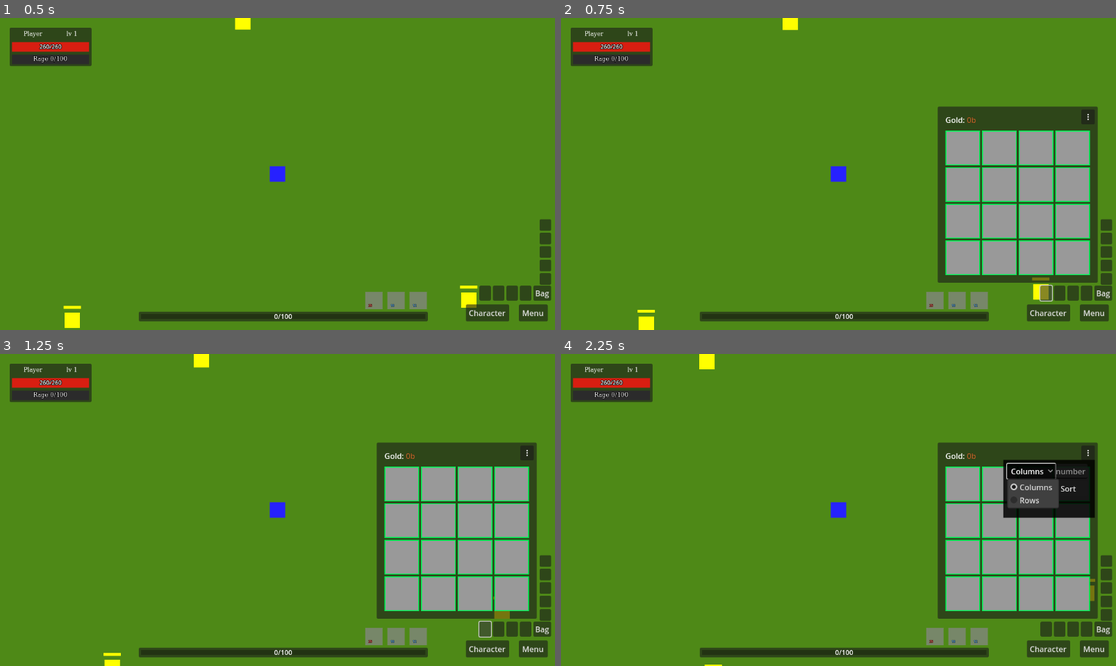
Above: before the commit, frames 1-4 (two rows, left to right).
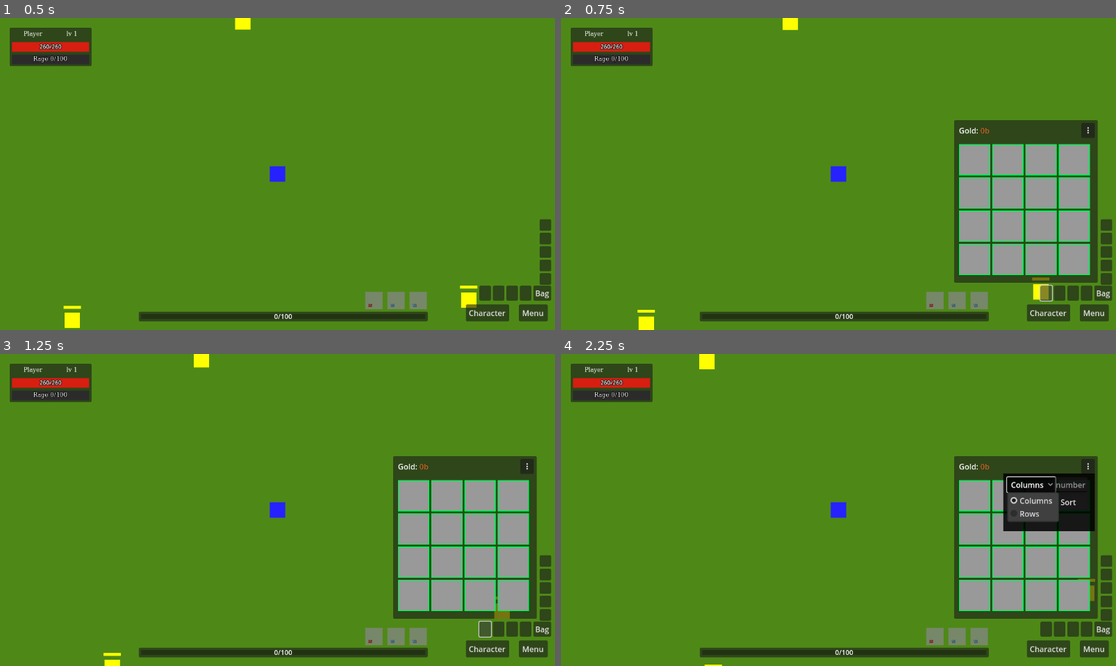
Above: after the commit, the same moments.

Repository: denisshkytko/mmo-mvp-godot
Game: Godot game, scene res://game/scenes/Main.tscn
Two runs of this game, one before a commit and one after it. Both use one fixed random seed, a clock stepped at 60 frames per second and the inputs below. This scene is started directly instead of the project's main scene. The engine's default icon, where the game draws it, is replaced by a stand-in: a white triangle on a blue panel in a dark square.
Inputs (mouse positions are in pixels of both pictures, inside the frame that each line leads up to):
- Up to frame 1 (0.5 s): no input
- Up to frame 2 (0.75 s): click (1043, 292) at 0.5 s
- Up to frame 3 (1.25 s): no input
- Up to frame 4 (2.25 s): click "⋮" at 1.25 s; click "Columns" at 2 s

Frame 1 is identical in both runs. In frame 2, 7.8% of the frame differs, in the area x 67-97%, y 28-85%; in frame 3, 7.8%; in frame 4, 8.6%.

Commit message:
Manual editing of HUDs

Diff:
--- a/core/trade/presets/merchant_preset_level_1.tres
+++ b/core/trade/presets/merchant_preset_level_1.tres
@@ -1,12 +1,11 @@
-[gd_resource type="Resource" load_steps=7 format=3]
+[gd_resource type="Resource" script_class="MerchantPreset" load_steps=8 format=3 uid="uid://bx11abdolvd2l"]
 
 [ext_resource type="Script" uid="uid://ccdasue20q2e" path="res://core/trade/merchant_preset.gd" id="1_qog5x"]
-[ext_resource type="Script" uid="uid://renf9c2znnf4" path="res://core/trade/merchant_item_entry.gd" id="2_lxm4a"]
+[ext_resource type="Script" uid="uid://rengac20nnf4" path="res://core/trade/merchant_item_entry.gd" id="2_lxm4a"]
 
 [sub_resource type="Resource" id="Resource_1h1d0"]
 script = ExtResource("2_lxm4a")
 item_id = "bag_6s_rl01"
-count = 1
 
 [sub_resource type="Resource" id="Resource_b4j1g"]
 script = ExtResource("2_lxm4a")
@@ -30,6 +29,5 @@
 
 [resource]
 script = ExtResource("1_qog5x")
-preset_id = 0
 title = "Товары для 1 уровня"
-items = [SubResource("Resource_1h1d0"), SubResource("Resource_b4j1g"), SubResource("Resource_e5vgm"), SubResource("Resource_3m6r1"), SubResource("Resource_v7h8o")]
+items = Array[ExtResource("2_lxm4a")]([SubResource("Resource_1h1d0"), SubResource("Resource_b4j1g"), SubResource("Resource_e5vgm"), SubResource("Resource_3m6r1"), SubResource("Resource_v7h8o")])
--- a/game/world/zones/Zone_01.tscn
+++ b/game/world/zones/Zone_01.tscn
@@ -109,7 +109,6 @@
 script = ExtResource("3_rjbcs")
 loot_profile = SubResource("Resource_nldw7")
 level_max = 2
-attack_mode = 1
 behavior = 1
 patrol_radius = 350.0
 patrol_pause_seconds = 3.0
@@ -152,9 +151,12 @@
 
 [node name="FNPCSpawnersGroup" type="Node2D" parent="."]
 script = ExtResource("7_nldw7")
+fighter_type = 1
+interaction_type = 1
 loot_profile = SubResource("Resource_b1gjl")
 level_min = 5
 level_max = 5
+class_choice = 2
 
 [node name="FNPCSpawner" parent="FNPCSpawnersGroup" instance=ExtResource("7_82kis")]
 position = Vector2(-1659, -163)
@@ -165,6 +167,7 @@
 loot_profile = SubResource("Resource_ecawj")
 level_min = 5
 level_max = 5
+class_choice = 2
 
 [node name="FNPCSpawner" parent="FNPCSpawnersGroup2" instance=ExtResource("7_82kis")]
 position = Vector2(-1275, -159)
@@ -175,6 +178,7 @@
 loot_profile = SubResource("Resource_g6f5m")
 level_min = 5
 level_max = 5
+class_choice = 2
 
 [node name="FNPCSpawner" parent="FNPCSpawnersGroup3" instance=ExtResource("7_82kis")]
 position = Vector2(-1663, 213)
@@ -185,6 +189,7 @@
 loot_profile = SubResource("Resource_1orgs")
 level_min = 5
 level_max = 5
+class_choice = 2
 
 [node name="FNPCSpawner" parent="FNPCSpawnersGroup4" instance=ExtResource("7_82kis")]
 position = Vector2(-1575, 192)
--- a/ui/game/hud/InventoryHUD.tscn
+++ b/ui/game/hud/InventoryHUD.tscn
@@ -44,26 +44,27 @@
 
 [node name="GoldLabel" type="RichTextLabel" parent="Panel"]
 layout_mode = 0
-offset_left = 16.0
-offset_top = 16.0
-offset_right = 67.0
-offset_bottom = 39.0
+offset_left = 10.0
+offset_top = 10.0
+offset_right = 61.0
+offset_bottom = 33.0
 bbcode_enabled = true
+text = "gold: 0"
 fit_content = true
 scroll_active = false
 autowrap_mode = 0
-text = "gold: 0"
 
 [node name="Grid" type="GridContainer" parent="Panel"]
+custom_minimum_size = Vector2(65, 65)
 layout_mode = 0
-offset_left = 16.0
+offset_left = 10.0
 offset_top = 50.0
-offset_right = 56.0
-offset_bottom = 90.0
+offset_right = 75.0
+offset_bottom = 115.0
 columns = 4
 
 [node name="Slot0" type="Panel" parent="Panel/Grid"]
-custom_minimum_size = Vector2(72, 72)
+custom_minimum_size = Vector2(65, 65)
 layout_mode = 2
 theme_override_styles/panel = SubResource("StyleBoxFlat_wqexf")
 
@@ -156,7 +157,6 @@
 offset_right = 360.0
 offset_bottom = 10.0
 
-
 [node name="BagFullDialog" type="AcceptDialog" parent="."]
 title = "Inventory"
 dialog_text = "Bag is full."
--- a/ui/game/hud/MerchantHUD.tscn
+++ b/ui/game/hud/MerchantHUD.tscn
@@ -11,12 +11,11 @@
 
 [node name="Panel" type="Panel" parent="."]
 visible = false
-custom_minimum_size = Vector2(540, 420)
-anchors_preset = 0
+custom_minimum_size = Vector2(385, 585)
 offset_left = 24.0
 offset_top = 24.0
-offset_right = 564.0
-offset_bottom = 444.0
+offset_right = 404.0
+offset_bottom = 609.0
 
 [node name="Title" type="Label" parent="Panel"]
 layout_mode = 0
@@ -27,16 +26,17 @@
 text = "Торговля"
 
 [node name="CloseButton" type="Button" parent="Panel"]
+custom_minimum_size = Vector2(30, 30)
 layout_mode = 0
-offset_left = 508.0
-offset_top = 6.0
-offset_right = 528.0
-offset_bottom = 26.0
+offset_left = 350.0
+offset_top = 5.0
+offset_right = 380.0
+offset_bottom = 36.0
 text = "×"
 
 [node name="ItemCellTemplate" type="Panel" parent="Panel"]
 visible = false
-custom_minimum_size = Vector2(240, 52)
+custom_minimum_size = Vector2(350, 75)
 layout_mode = 0
 offset_left = 12.0
 offset_top = 80.0
@@ -44,147 +44,118 @@
 offset_bottom = 132.0
 
 [node name="Padding" type="MarginContainer" parent="Panel/ItemCellTemplate"]
-anchors_preset = 15
+layout_mode = 0
 anchor_right = 1.0
 anchor_bottom = 1.0
-offset_left = 0.0
-offset_top = 0.0
-offset_right = 0.0
-offset_bottom = 0.0
 theme_override_constants/margin_left = 5
 theme_override_constants/margin_top = 5
 theme_override_constants/margin_right = 5
 theme_override_constants/margin_bottom = 5
 
 [node name="Content" type="HBoxContainer" parent="Panel/ItemCellTemplate/Padding"]
+custom_minimum_size = Vector2(340, 65)
 layout_mode = 2
 size_flags_horizontal = 3
 size_flags_vertical = 3
+theme_override_constants/separation = 5
 
 [node name="IconPanel" type="Panel" parent="Panel/ItemCellTemplate/Padding/Content"]
-custom_minimum_size = Vector2(36, 36)
+custom_minimum_size = Vector2(65, 65)
+layout_mode = 2
 size_flags_vertical = 4
 
 [node name="Icon" type="TextureRect" parent="Panel/ItemCellTemplate/Padding/Content/IconPanel"]
-anchors_preset = 15
+layout_mode = 0
 anchor_right = 1.0
 anchor_bottom = 1.0
-offset_left = 0.0
-offset_top = 0.0
-offset_right = 0.0
-offset_bottom = 0.0
+expand_mode = 2
 stretch_mode = 5
-expand_mode = 2
 
 [node name="Name" type="Label" parent="Panel/ItemCellTemplate/Padding/Content"]
-custom_minimum_size = Vector2(140, 0)
+custom_minimum_size = Vector2(170, 65)
+layout_mode = 2
 size_flags_horizontal = 3
-size_flags_vertical = 4
 autowrap_mode = 2
 clip_text = true
 
 [node name="ActionButton" type="Button" parent="Panel/ItemCellTemplate/Padding/Content"]
+custom_minimum_size = Vector2(95, 65)
+layout_mode = 2
 size_flags_horizontal = 3
 size_flags_vertical = 4
-text = ""
 
 [node name="ActionText" type="RichTextLabel" parent="Panel/ItemCellTemplate/Padding/Content/ActionButton"]
 layout_mode = 1
 anchors_preset = 15
 anchor_right = 1.0
 anchor_bottom = 1.0
-offset_left = 0.0
-offset_top = 0.0
-offset_right = 0.0
-offset_bottom = 0.0
+grow_horizontal = 2
+grow_vertical = 2
+mouse_filter = 2
 bbcode_enabled = true
-fit_content = false
+text = "Купить"
 scroll_active = false
 autowrap_mode = 0
 horizontal_alignment = 1
-mouse_filter = 2
-text = "Купить"
 
 [node name="Tabs" type="TabContainer" parent="Panel"]
+custom_minimum_size = Vector2(360, 535)
 layout_mode = 0
 offset_left = 12.0
 offset_top = 38.0
-offset_right = 528.0
-offset_bottom = 392.0
+offset_right = 372.0
+offset_bottom = 569.0
+current_tab = 0
 
 [node name="Покупка" type="Control" parent="Panel/Tabs"]
-layout_mode = 3
-anchors_preset = 15
-anchor_right = 1.0
-anchor_bottom = 1.0
-offset_left = 0.0
-offset_top = 0.0
-offset_right = 0.0
-offset_bottom = 0.0
+custom_minimum_size = Vector2(360, 500)
+layout_mode = 2
+metadata/_tab_index = 0
 
 [node name="Scroll" type="ScrollContainer" parent="Panel/Tabs/Покупка"]
+custom_minimum_size = Vector2(360, 500)
 layout_mode = 1
 anchors_preset = 15
 anchor_right = 1.0
 anchor_bottom = 1.0
-offset_left = 0.0
-offset_top = 0.0
-offset_right = 0.0
-offset_bottom = 0.0
+grow_horizontal = 2
+grow_vertical = 2
 
 [node name="Margin" type="MarginContainer" parent="Panel/Tabs/Покупка/Scroll"]
-layout_mode = 1
-anchors_preset = 15
-anchor_right = 1.0
-anchor_bottom = 1.0
-offset_left = 0.0
-offset_top = 0.0
-offset_right = 0.0
-offset_bottom = 0.0
+layout_mode = 2
 theme_override_constants/margin_left = 5
 theme_override_constants/margin_top = 5
 
 [node name="Grid" type="GridContainer" parent="Panel/Tabs/Покупка/Scroll/Margin"]
-columns = 1
+layout_mode = 2
 size_flags_horizontal = 3
 size_flags_vertical = 3
 theme_override_constants/h_separation = 5
 theme_override_constants/v_separation = 5
 
 [node name="Продажа" type="Control" parent="Panel/Tabs"]
-layout_mode = 3
-anchors_preset = 15
-anchor_right = 1.0
-anchor_bottom = 1.0
-offset_left = 0.0
-offset_top = 0.0
-offset_right = 0.0
-offset_bottom = 0.0
+visible = false
+custom_minimum_size = Vector2(360, 500)
+layout_mode = 2
+metadata/_tab_index = 1
 
 [node name="Scroll" type="ScrollContainer" parent="Panel/Tabs/Продажа"]
+custom_minimum_size = Vector2(360, 500)
 layout_mode = 1
 anchors_preset = 15
 anchor_right = 1.0
 anchor_bottom = 1.0
-offset_left = 0.0
-offset_top = 0.0
-offset_right = 0.0
-offset_bottom = 0.0
+offset_bottom = -31.0
+grow_horizontal = 2
+grow_vertical = 2
 
 [node name="Margin" type="MarginContainer" parent="Panel/Tabs/Продажа/Scroll"]
-layout_mode = 1
-anchors_preset = 15
-anchor_right = 1.0
-anchor_bottom = 1.0
-offset_left = 0.0
-offset_top = 0.0
-offset_right = 0.0
-offset_bottom = 0.0
+layout_mode = 2
 theme_override_constants/margin_left = 5
 theme_override_constants/margin_top = 5
 
 [node name="Grid" type="GridContainer" parent="Panel/Tabs/Продажа/Scroll/Margin"]
-columns = 1
+layout_mode = 2
 size_flags_horizontal = 3
 size_flags_vertical = 3
 theme_override_constants/h_separation = 5
Not shown, added: core/managers/flow_router.gd.uid
Not shown, added: core/progression/xp_system.gd.uid
Not shown, added: core/stats/progression.gd.uid
Not shown, added: game/characters/player/components/player_equipment_component.gd.uid
Not shown, added: game/characters/shared/damage_helper.gd.uid
Not shown, added: game/characters/shared/resource_component.gd.uid
Not shown, added: tests/run_headless.gd.uid
Not shown: 1 places in ui/game/hud/InventoryHUD.tscn that only renumber resources
Not shown: 1 places in ui/game/hud/MerchantHUD.tscn that only renumber resources
Not shown, added: ui/game/hud/tooltip_text_builder.gd.uid
